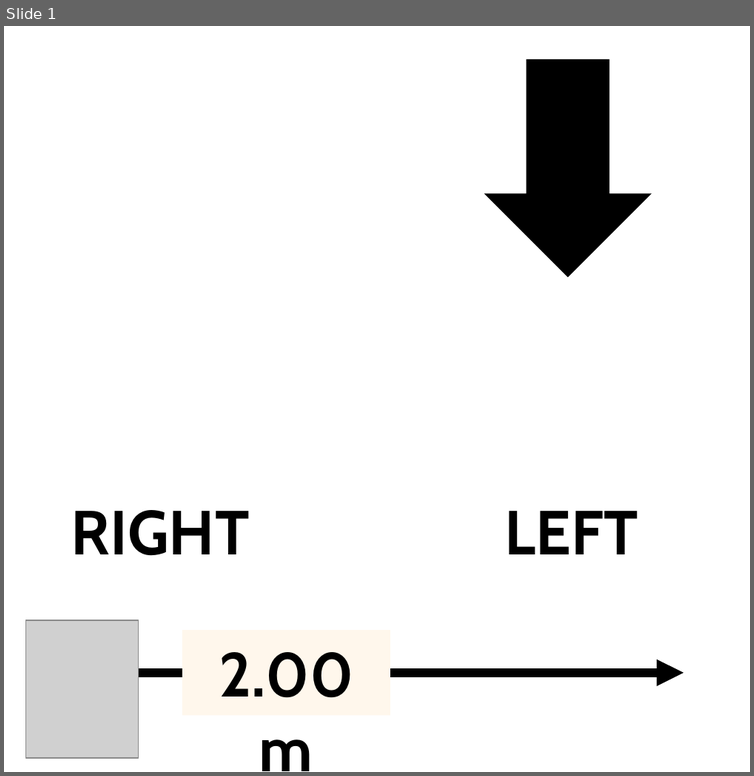
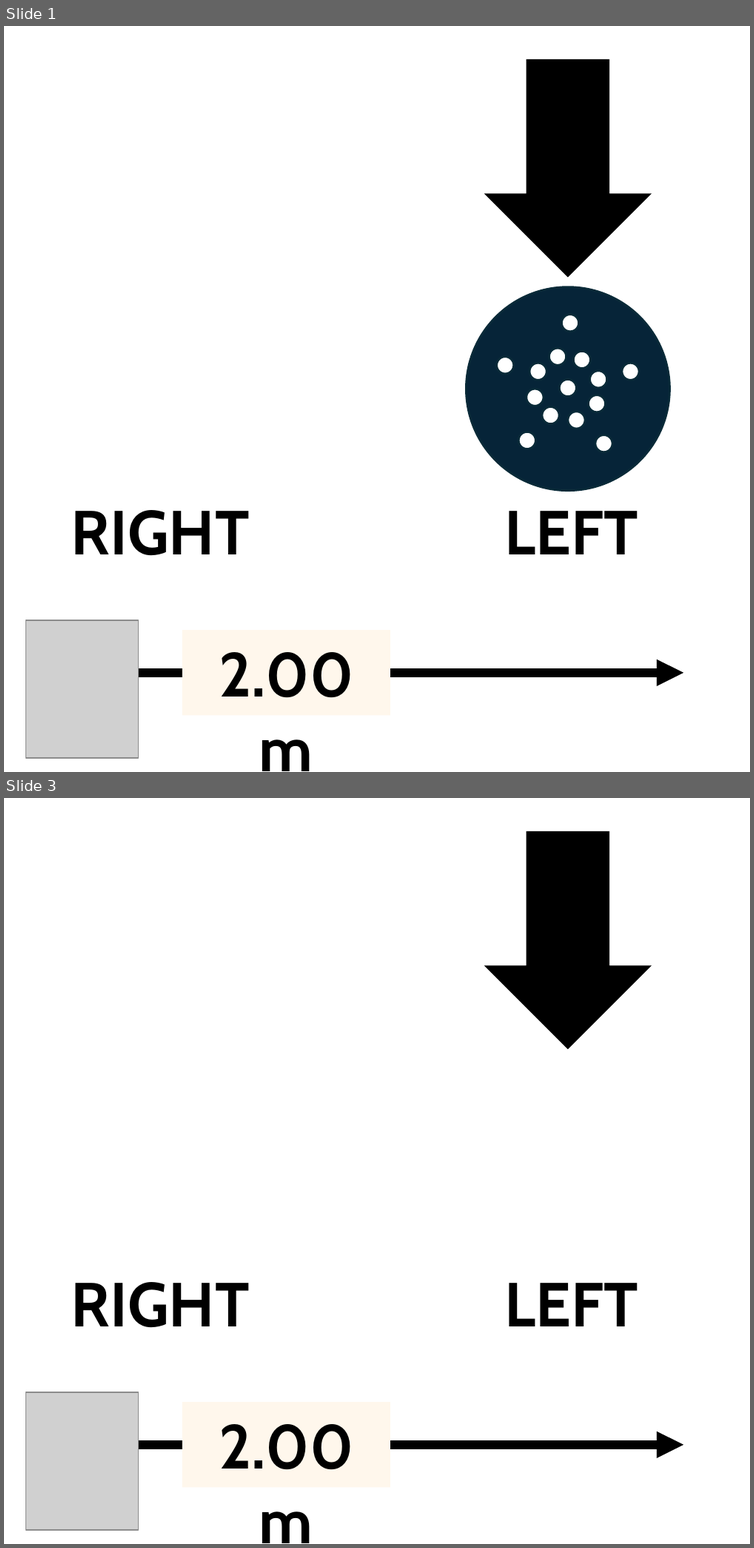
Before and after one commit to chrissyhroberts/eREC_Visual_Acuity_Tropical_Data, a slide deck: Images2.pptx. Shown one above the other, each under a label of ours: slide 1 before the commit, slides 1 and 3 after it; the slides between them are not shown. The pictures are 754x776 and 754x1548 pixels, drawn with LibreOffice and Linux fonts; fonts in the diff are those of the drawing; grey boxes stand for pictures; background and template pictures are left out. Boxes give left, top, right and bottom in pixels: in the first picture for what was removed or moved away, otherwise in the second. Text is boxed around its words. In the diff, an @@ line names an element or a change of style, - is before the commit and + after.

```diff
--- a/Images2.pptx
+++ b/Images2.pptx
@@ slide 1 added at (4, 26, 750, 772), background picture (left out) @@
@@ down arrow added at (486, 60, 649, 275), fill #000000, outline #000000 1.5 pt @@
@@ group added at (466, 286, 670, 491): 15 ellipses @@
@@ text added at (71, 510, 250, 555), 45 pt, text #000000, bold @@
+RIGHT
@@ text added at (505, 511, 638, 554), 45 pt, text #000000, bold @@
+LEFT
@@ picture added at (26, 621, 138, 758) @@
@@ rectangle added at (182, 630, 390, 715), fill #FFF7EC, 45 pt, text #000000, bold @@
+2.00 m
@@ arrow added from (138, 673) to (683, 673), #000000 6.5 pt @@
@@ what was slide 1 is now slide 3 @@
```
Also in this commit, not shown: 1 other slide added, 19 other files.
